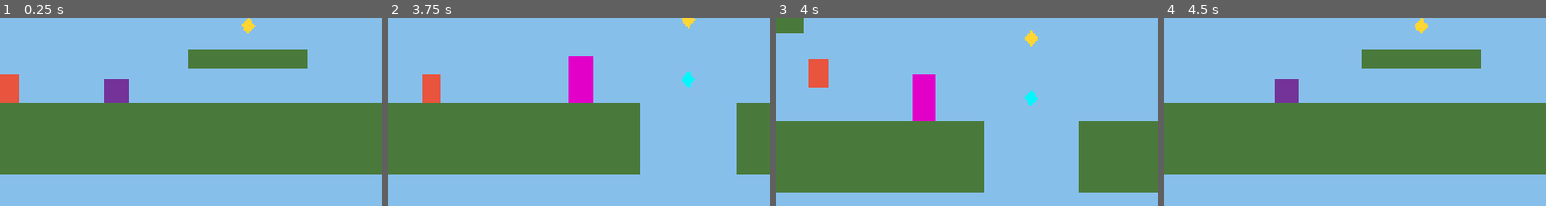
Above: before the commit, frames 1-4 (left to right).
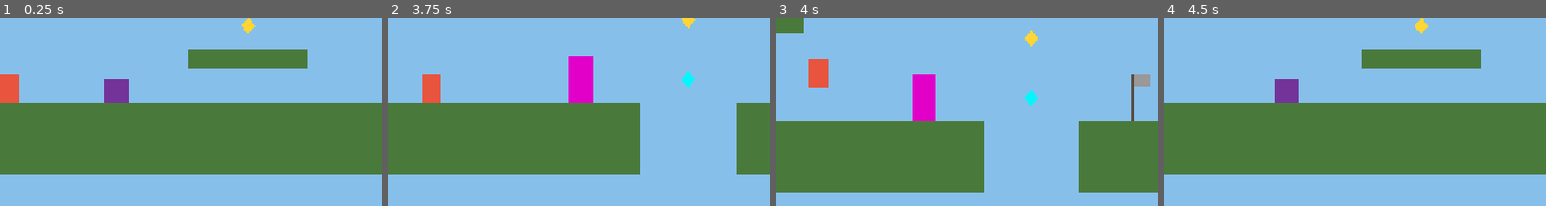
Above: after the commit, the same moments.

Repository: luxopes/gamejam-2026
Game: Godot game, scene res://scenes/level_1.tscn
Two runs of this game, one before a commit and one after it. Both use one fixed random seed, a clock stepped at 60 frames per second and the inputs below.
Inputs (mouse positions are % of the whole screen's width and height, from its top left):
- Up to frame 1 (0.25 s): no input
- Up to frame 2 (3.75 s): move the mouse to (72, 51) at 0.52 s; hold D (move_right) 0.53-2.03 s; click (72, 51) at 0.6 s; tap Space (jump) at 0.77, 1.52, 3.02 s; move the mouse to (30, 63) at 1.27 s; tap Shift (dash) at 1.35, 2.85 s; move the mouse to (60, 32) at 2.02 s; hold A (move_left) 2.03-2.78 s; click (60, 32) at 2.1 s; move the mouse to (45, 80) at 2.77 s; hold D (move_right) from 2.78 s (still down); move the mouse to (80, 74) at 3.52 s; click (80, 74) at 3.6 s
- Up to frame 3 (4 s): keep holding D (move_right); tap Space (jump) at 3.77 s
- Up to frame 4 (4.5 s): tap R (restart) at 4.15 s; move the mouse to (20, 40) at 4.27 s; release D (move_right) at 4.28 s; hold A (move_left) from 4.28 s (still down); tap Shift (dash) at 4.35 s
The pictures show only the part of the screen within x 49-99%, y 50-100%; the shares and areas given below are measured in that part.

Frames 1-2 are identical in both runs. In frame 3, 0.5% of the frame differs, in the area x 93-98%, y 29-55%; in frame 4, nothing differs.

Commit message:
feat: přidá checkpoint a návrat na něj po smrti
Checkpoint doplní životy a po smrti na něm hráč začne, ve stejném
čase (přítomnost/minulost), ve kterém ho aktivoval. Platí jen v dané
úrovni, po jejím dokončení se smaže.

Diff:
--- /dev/null
+++ b/scenes/checkpoint.tscn
@@ -0,0 +1,30 @@
+[gd_scene load_steps=3 format=3]
+
+[ext_resource type="Script" path="res://scripts/checkpoint.gd" id="1"]
+
+[sub_resource type="RectangleShape2D" id="shape"]
+size = Vector2(40, 80)
+
+[node name="Checkpoint" type="Area2D"]
+script = ExtResource("1")
+
+[node name="Pole" type="ColorRect" parent="."]
+offset_left = -3.0
+offset_top = -80.0
+offset_right = 3.0
+mouse_filter = 2
+color = Color(0.35, 0.3, 0.25, 1)
+
+[node name="Flag" type="ColorRect" parent="."]
+offset_left = 3.0
+offset_top = -80.0
+offset_right = 31.0
+offset_bottom = -60.0
+mouse_filter = 2
+color = Color(0.6, 0.6, 0.6, 1)
+
+[node name="CollisionShape2D" type="CollisionShape2D" parent="."]
+position = Vector2(0, -40)
+shape = SubResource("shape")
+
+[connection signal="body_entered" from="." to="." method="_on_body_entered"]
--- a/scenes/level_1.tscn
+++ b/scenes/level_1.tscn
@@ -10,6 +10,7 @@
 [ext_resource type="PackedScene" path="res://scenes/goal.tscn" id="5"]
 [ext_resource type="PackedScene" path="res://scenes/hud.tscn" id="6"]
 [ext_resource type="PackedScene" path="res://scenes/enemy.tscn" id="7"]
+[ext_resource type="PackedScene" path="res://scenes/checkpoint.tscn" id="8"]
 
 [node name="Level1" type="Node2D" unique_id=635269604]
 script = ExtResource("1_pa8r4")
@@ -121,6 +122,9 @@
 position = Vector2(1000, 330)
 color = Color(0.53167063, 0.8168843, 0.44396064, 1)
 
+[node name="Checkpoint1" parent="." instance=ExtResource("8")]
+position = Vector2(1450, 600)
+
 [node name="Player" parent="." unique_id=1439967328 instance=ExtResource("1")]
 position = Vector2(100, 600)
 
--- /dev/null
+++ b/scripts/checkpoint.gd
@@ -0,0 +1,20 @@
+extends Area2D
+## Checkpoint. Po dotyku si hra pamatuje tohle místo, po smrti tu hráč začne.
+## Taky doplní hráči životy.
+
+@export var active_color := Color(1.0, 0.85, 0.3)  ## barva po aktivaci
+
+@onready var _flag: ColorRect = $Flag
+
+
+func _ready() -> void:
+	# Po návratu na tenhle checkpoint je rovnou aktivní
+	if Game.get_checkpoint(owner) == global_position:
+		_flag.color = active_color
+
+
+func _on_body_entered(body: Node2D) -> void:
+	if body.is_in_group("player"):
+		Game.set_checkpoint(owner, global_position)
+		body.heal_full()
+		_flag.color = active_color
--- a/scripts/game.gd
+++ b/scripts/game.gd
@@ -13,20 +13,43 @@
 
 var coins := 0
 
+# Poslední checkpoint: ve které úrovni, kde a v jakém čase. Prázdné = začátek úrovně.
+var _checkpoint_level := ""
+var _checkpoint_position := Vector2.ZERO
+var _checkpoint_time := "present"
+
 
 func add_coin() -> void:
 	coins += 1
 	coins_changed.emit(coins)
 
 
-## Zavolá se při smrti hráče nebo klávesou R.
+## Zavolá checkpoint, když se ho hráč dotkne.
+func set_checkpoint(level: Node, position: Vector2) -> void:
+	_checkpoint_level = level.scene_file_path
+	_checkpoint_position = position
+	_checkpoint_time = time
+
+
+## Kde se má hráč objevit, nebo null (pak zůstane na startu úrovně).
+func get_checkpoint(level: Node) -> Variant:
+	if level != null and level.scene_file_path == _checkpoint_level:
+		return _checkpoint_position
+	return null
+
+
+## Zavolá se při smrti hráče nebo klávesou R. Hráč začne na posledním checkpointu.
 func restart_level() -> void:
+	# Vrátí i čas, ve kterém byl checkpoint, ať hráč nestojí ve vzduchu
+	if get_checkpoint(get_tree().current_scene) != null:
+		time = _checkpoint_time
 	coins = 0
 	get_tree().reload_current_scene.call_deferred()
 
 
 ## Zavolá cíl. Když je next_scene prázdné, hra končí výhrou.
 func finish_level(next_scene: String) -> void:
+	_checkpoint_level = ""
 	if next_scene == "":
 		level_finished.emit()
 	else:
--- a/scripts/player.gd
+++ b/scripts/player.gd
@@ -55,6 +55,10 @@
 
 func _ready() -> void:
 	_slash.visible = false
+	# Po smrti začíná hráč na posledním checkpointu
+	var spawn = Game.get_checkpoint(owner)
+	if spawn != null:
+		global_position = spawn
 	health_changed.emit(health, max_health)
 
 
Not shown, added: scripts/checkpoint.gd.uid
